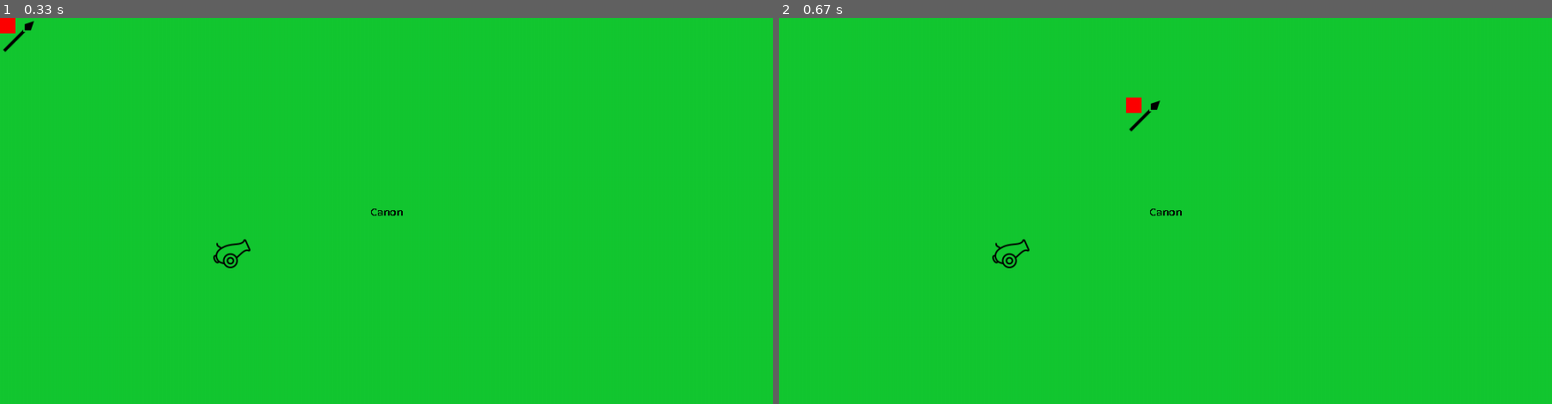
Above: before the commit, frames 1-2 (left to right).
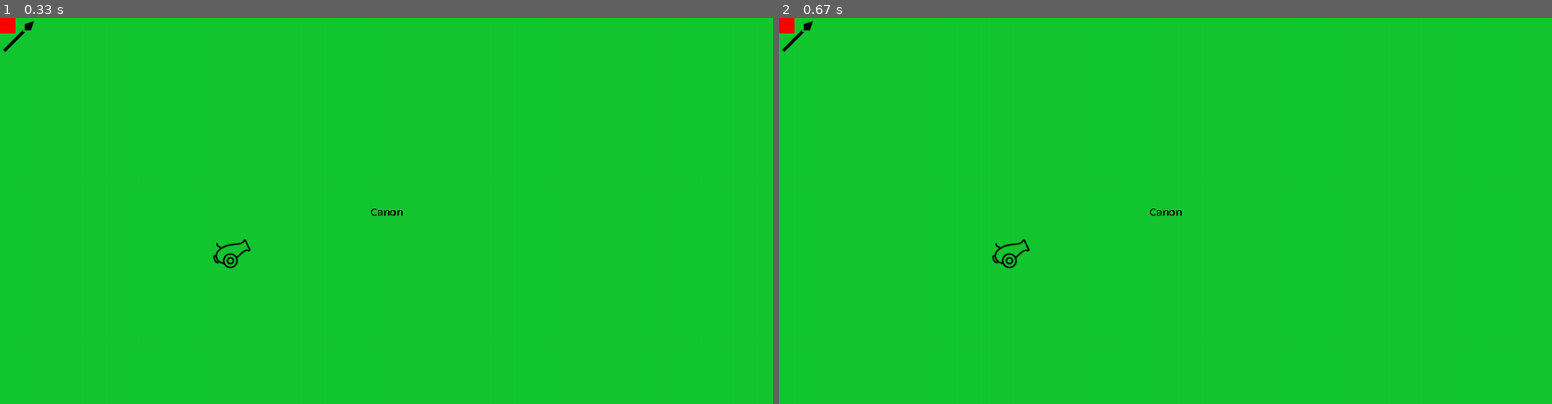
Above: after the commit, the same moments.

Repository: Nockiest/pygame-battleforge.
Game: pygame game, started from app.py
Same seed, same stepped clock (60 frames per second), same inputs: the game is played once before the commit and once after it.
Inputs (mouse positions are in pixels of both pictures, inside the frame that each line leads up to):
- Up to frame 1 (0.33 s): no input
- Up to frame 2 (0.67 s): press the mouse at (786, 25) at 0.37 s; move the mouse to (956, 64) at 0.47 s; release the mouse at (1134, 102) at 0.6 s

Frame 1 is identical in both runs. In frame 2, 0.3% of the frame differs, in the area x 0-50%, y 0-30%.

Commit message:
restricting the unit movement to a certain radius

Diff:
--- a/app.py
+++ b/app.py
@@ -54,7 +54,11 @@
 
         if event.type == pygame.MOUSEMOTION and event.buttons[0] == 1:
             if selected_unit:
-                unit1.move_in_game_field(event.pos)
+               movement_result = unit1.move_in_game_field(event.pos)
+               if(movement_result == "Unit can't move that far"):
+                  print("Unit can't move that far")
+                  selected_unit = None
+
 
     pygame.display.update()
 
--- a/unit.py
+++ b/unit.py
@@ -1,12 +1,15 @@
 import pygame
 from globalVars import width, height
+import math
 class Unit:
     def __init__(self, hp, attack_range, base_movement,size, x, y, ammo, icon, selected ):
         self.hp = hp
         self.attack_range = attack_range
         self.base_movement = base_movement
+        self.remaining_momvement = base_movement
         self.x = x
         self.y = y
+        self.start_turn_position = (self.x, self.y)
         self.size = size
         self.ammo = ammo
         self.icon = icon
@@ -18,10 +21,20 @@
         top_left_y = click_pos[1] - self.size // 2
         new_top_left_x_in_window = max(0, min(top_left_x, width - self.size))
         new_top_left_y_in_window = max(0, min(top_left_y, height - self.size))
-        # self.rect.topleft = (new_top_left_x_in_window, new_top_left_y_in_window)
+
+        # Calculate the absolute difference between the new position and the starting position
+        delta_x = abs(new_top_left_x_in_window - self.start_turn_position[0])
+        delta_y = abs(new_top_left_y_in_window - self.start_turn_position[1])
+
+        # Check if the movement in either x or y direction exceeds the limit of 100 units
+        if delta_x > 100 or delta_y > 100:
+            # print("Unit can't move that far")
+            return "Unit can't move that far"
+
         self.x = new_top_left_x_in_window
         self.y = new_top_left_y_in_window
-        self.rect= pygame.Rect(self.x, self.y, self.x + self.size, self.y + self.size)
+
+        self.rect = pygame.Rect(self.x, self.y, self.size, self.size)
 
     def attack(self, target_unit):
         pass
